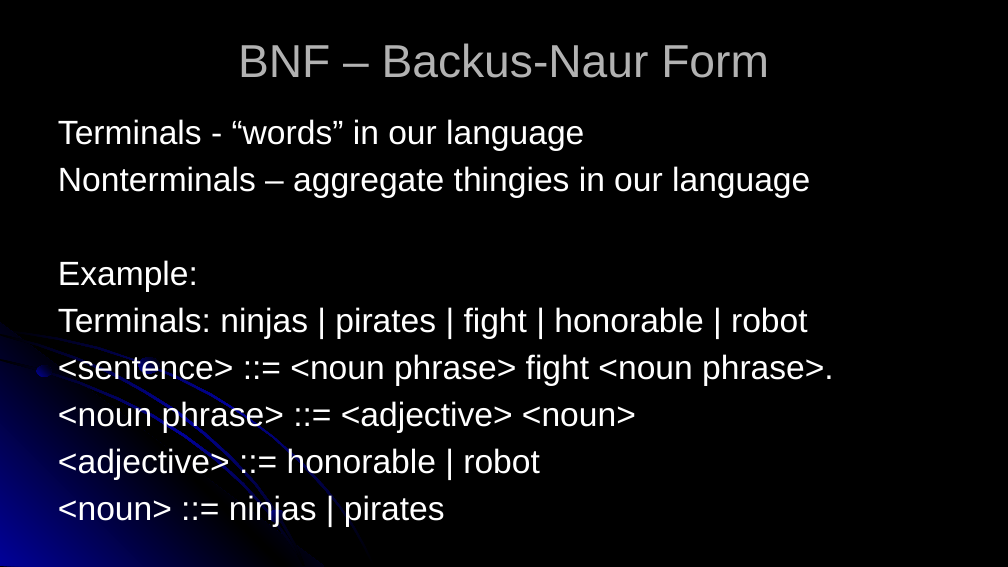
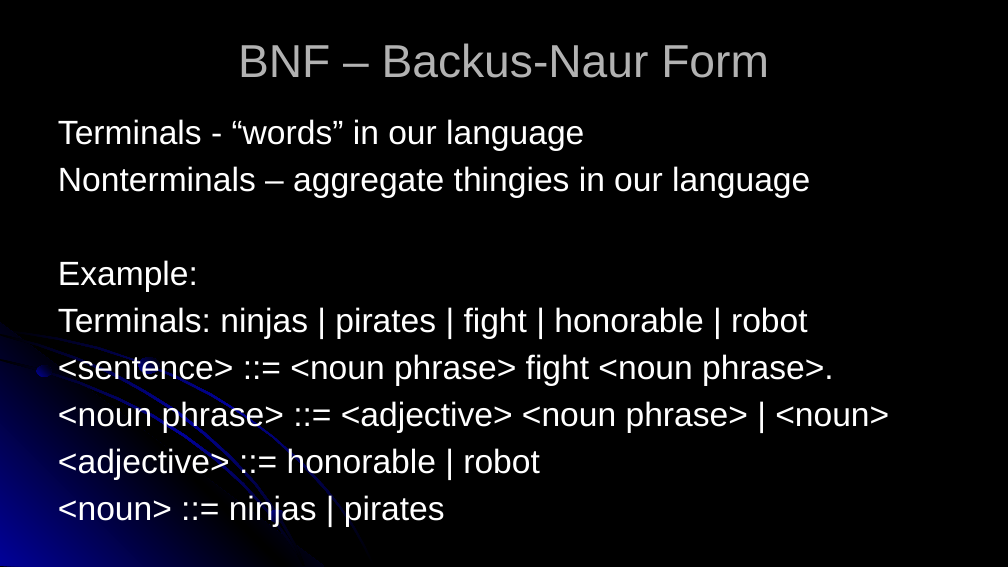
Before and after one commit to RHIT-CSSE/csse304, a slide deck: slide 3 of ClassMaterials/GrammarsAndLanguages/GrammarsAndLanguages.pptx. Drawn at 1008x567 pixels with LibreOffice and Linux fonts; fonts in the diff are those of the drawing. Boxes give left, top, right and bottom in pixels: in the first picture for what was removed or moved away, otherwise in the second. Text is boxed around its words. In the diff, an @@ line names an element or a change of style, - is before the commit and + after.

```diff
--- a/ClassMaterials/GrammarsAndLanguages/GrammarsAndLanguages.pptx
+++ b/ClassMaterials/GrammarsAndLanguages/GrammarsAndLanguages.pptx
@@ text at box(58, 399, 889, 433): text changed @@
-<noun phrase> ::= <adjective> <noun>
+<noun phrase> ::= <adjective> <noun phrase> | <noun>
```
Also in this commit, not shown: 1 other slide changed, 3 slides removed, 3 other files.
